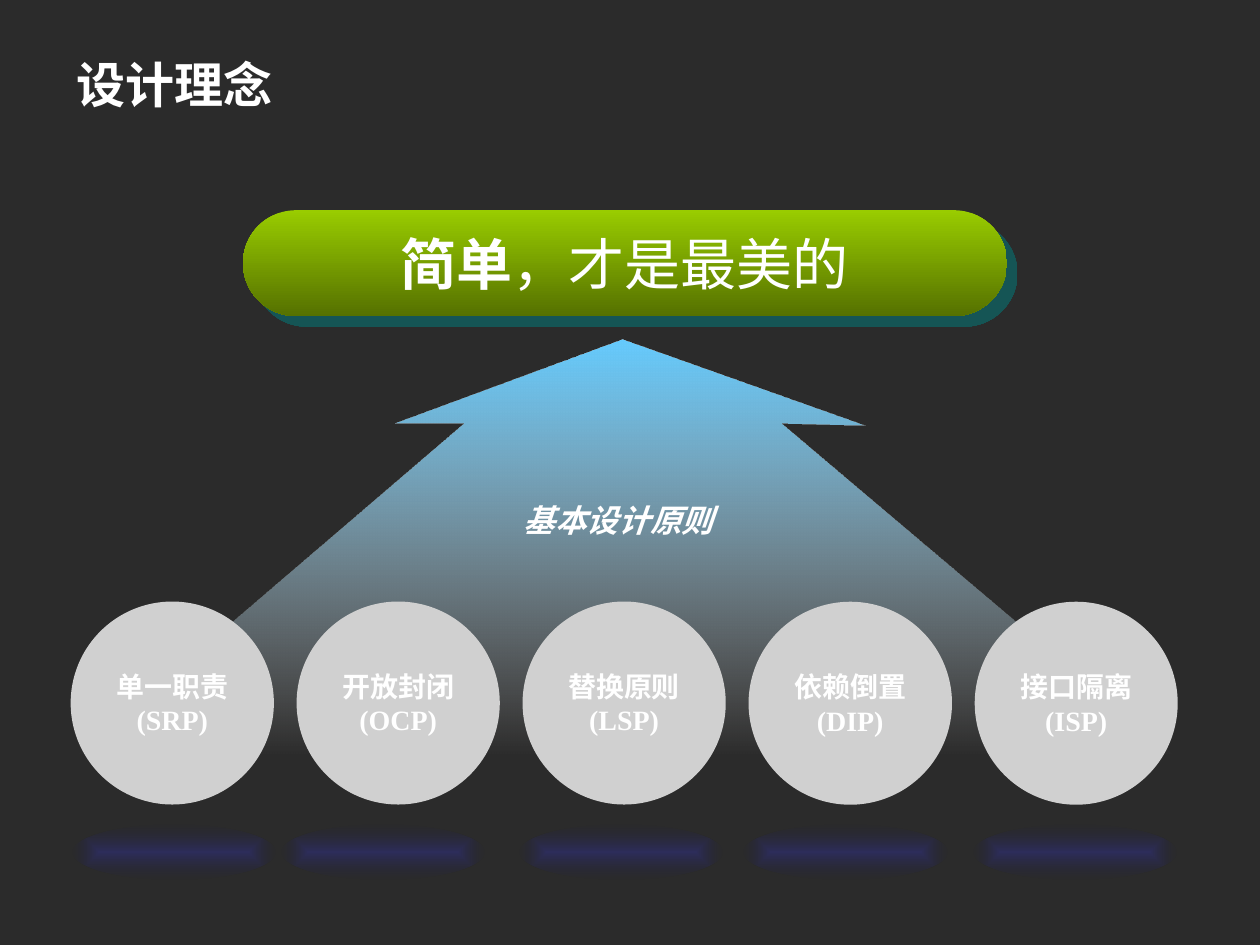
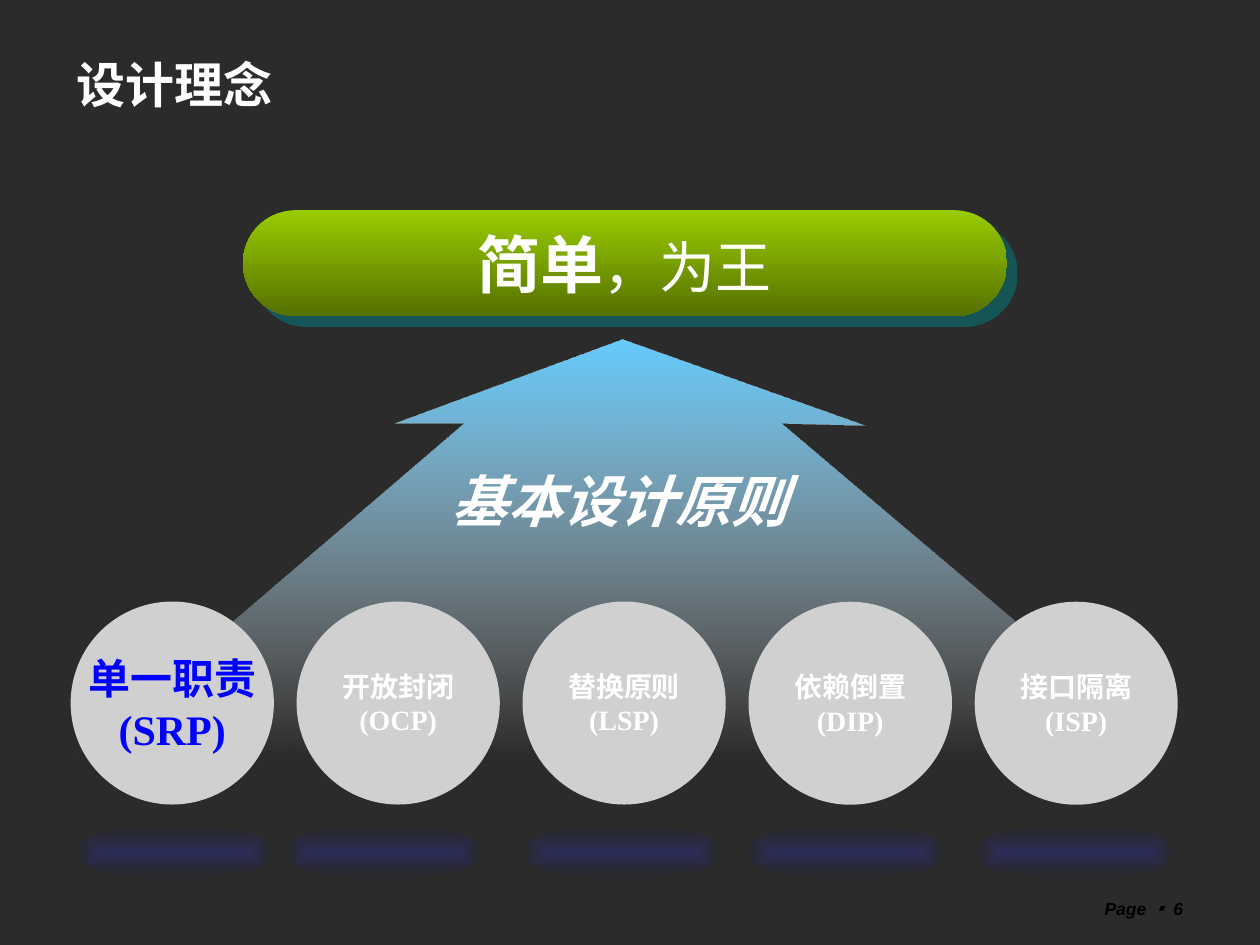
Before and after one commit to machicao2013/mooon, a slide deck: slide 6 of distributed_platform/docs/mooon.ppt. Drawn at 1260x945 pixels with LibreOffice and Linux fonts; fonts in the diff are those of the drawing; grey boxes stand for pictures; background and template pictures are left out; a plain dark background stands for a picture behind light text. Boxes give left, top, right and bottom in pixels: in the first picture for what was removed or moved away, otherwise in the second. Text is boxed around its words. In the diff, an @@ line names an element or a change of style, - is before the commit and + after.

```diff
--- a/distributed_platform/docs/mooon.ppt
+++ b/distributed_platform/docs/mooon.ppt
@@ text in rounded rectangle at (x1=488, y1=235, x2=772, y2=314): text changed @@
-简单，才是最美的
+简单，为王
@@ text "基本设计原则" moved from (x1=524, y1=505, x2=713, y2=535) to (x1=451, y1=474, x2=787, y2=527) @@
@@ text "基本设计原则" at (x1=451, y1=474, x2=787, y2=527): size 18 to 32 pt @@
@@ picture "单一职责" at (x1=71, y1=601, x2=273, y2=804): size 16 to 24 pt, text colour #FFFFFF to #0000FF @@
@@ page number added at (x1=1105, y1=903, x2=1183, y2=918), 10 pt, text #000000, bold, italic @@
+Page ▪ 6
```
Also in this commit, not shown: 21 other slides changed, 5 slides added, 4 slides removed, 4 other files.
